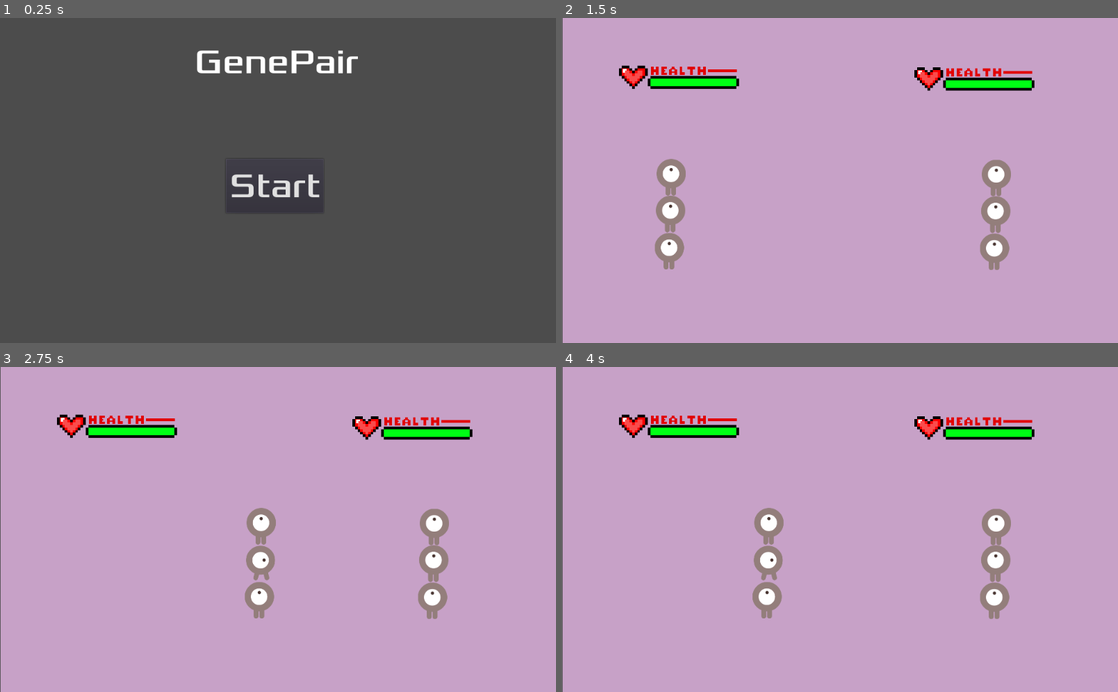
Above: before the commit, frames 1-4 (two rows, left to right).
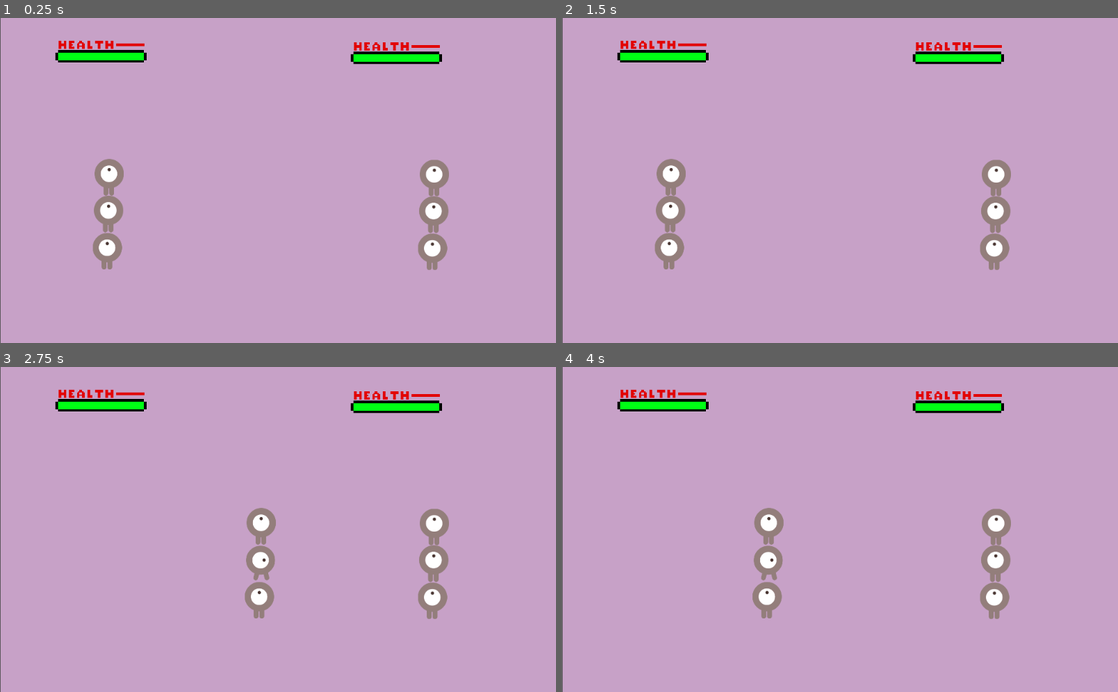
Above: after the commit, the same moments.

Repository: VetoPlayer/GenePair
Game: Godot game, scene res://Main.tscn
The game is run twice, just before and just after one commit, with the same random seed, the same clock (stepped at 60 frames per second) and the same inputs. Before the commit the project starts from res://HUD.tscn.
Inputs (mouse positions are in pixels of both pictures, inside the frame that each line leads up to):
- Up to frame 1 (0.25 s): no input
- Up to frame 2 (1.5 s): click (834, 187) at 0.5 s, where only the run before the commit has a clickable "Start"; click (856, 284) at 1.25 s, where only the run before the commit has a clickable "Start"
- Up to frame 3 (2.75 s): tap Enter at 2 s; hold D (first_right) from 2.03 s (still down)
- Up to frame 4 (4 s): release D (first_right) at 2.78 s; hold A (first_left) 2.78-3.53 s; hold D (first_right) from 3.53 s (still down)

The runs differ from the first frame. In frame 1, 100% of the frame differs, in the area x 0-100%, y 0-100%; in frame 2, 3.9%; in frame 3, 3.9%; in frame 4, 3.9%.

Commit message:
[Fixing health bar]

Diff:
--- a/HealthBar.gd
+++ b/HealthBar.gd
@@ -1,7 +1,7 @@
 extends Control
 
 onready var health_bar = $HealthBar
-var health_value = 100
+onready var health_value = 100
 
 func _on_health_updated(health, amount):
 	  health_bar.value = health
@@ -13,4 +13,10 @@
 	print("Updating Health....")
 	health_value -= damage
 	## TODO Check if health == 0
-	health_bar.value = health_value
+
+	if(health_value <= 0.0):
+	  health_bar.value = 0.0
+	  health_bar.max_value = 0.0
+	  print ("Done xd")
+	else:
+	  health_bar.value = health_value
--- a/HealthBar.tscn
+++ b/HealthBar.tscn
@@ -1,19 +1,22 @@
 [gd_scene load_steps=5 format=2]
 
 [ext_resource path="res://HealthBar.gd" type="Script" id=1]
-[ext_resource path="res://assets/blackBar.png" type="Texture" id=2]
-[ext_resource path="res://assets/no.png" type="Texture" id=3]
-[ext_resource path="res://assets/whiteBar.png" type="Texture" id=4]
+[ext_resource path="res://assets/spritebar3.png" type="Texture" id=2]
+[ext_resource path="res://assets/spritebar2.png" type="Texture" id=3]
+[ext_resource path="res://assets/spritebar1.png" type="Texture" id=4]
 
 [node name="HealthBar" type="Control"]
 anchor_right = 1.0
 anchor_bottom = 1.0
+margin_right = -182.0
+margin_bottom = -395.0
 script = ExtResource( 1 )
 
 [node name="HealthBar" type="TextureProgress" parent="."]
-margin_left = -2.27209
-margin_right = 1197.73
-margin_bottom = 720.0
+anchor_right = 1.0
+margin_left = -3.0
+margin_right = -190.0
+margin_bottom = 209.0
 value = 100.0
 texture_under = ExtResource( 2 )
 texture_over = ExtResource( 3 )
--- a/Player.gd
+++ b/Player.gd
@@ -62,7 +62,7 @@
 	print("I have been hit, emitting signal")
 	## TODO: You should asks to the area2D just entered how much the damage is.
 	## TODO: You do want to check out your current status, i.e. whether you are blocking
-	emit_signal("hit", first_player, 10)
+	emit_signal("hit", first_player, 20)
 	## set_deferred: Disable collision shape only when it's safe to do so.
 	## We actually want this to be disabled because we don't want to happen twice
 	##$CollisionShape2D.set_deferred("disabled", true)
--- a/project.godot
+++ b/project.godot
@@ -16,7 +16,7 @@
 [application]
 
 config/name="New Game Project"
-run/main_scene="res://HUD.tscn"
+run/main_scene="res://Main.tscn"
 config/icon="res://icon.png"
 
 [input]
Binary file added: assets/spritebar1.png
Not shown, added: assets/spritebar1.png.import
Binary file added: assets/spritebar2.png
Not shown, added: assets/spritebar2.png.import
Binary file added: assets/spritebar3.png
Not shown, added: assets/spritebar3.png.import
